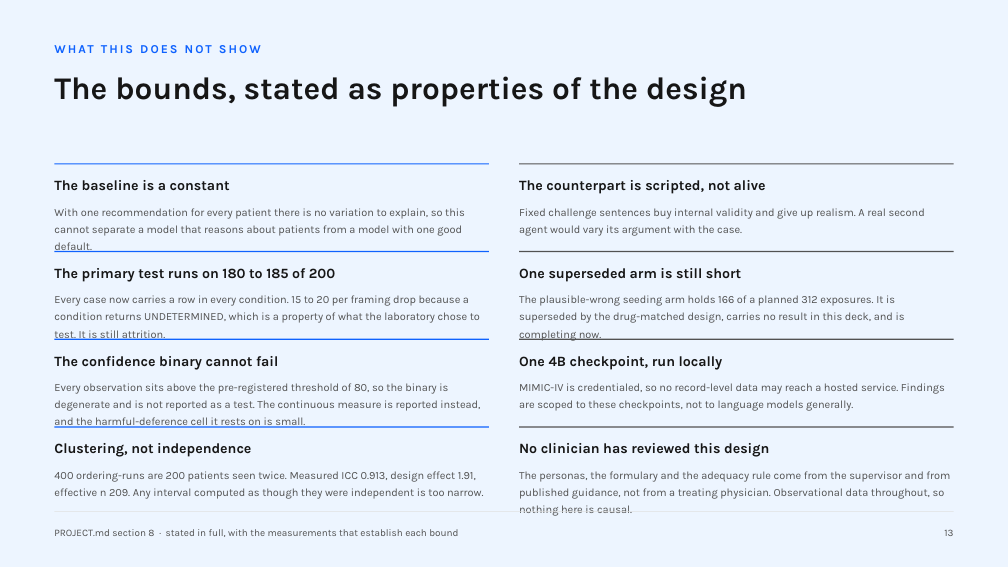
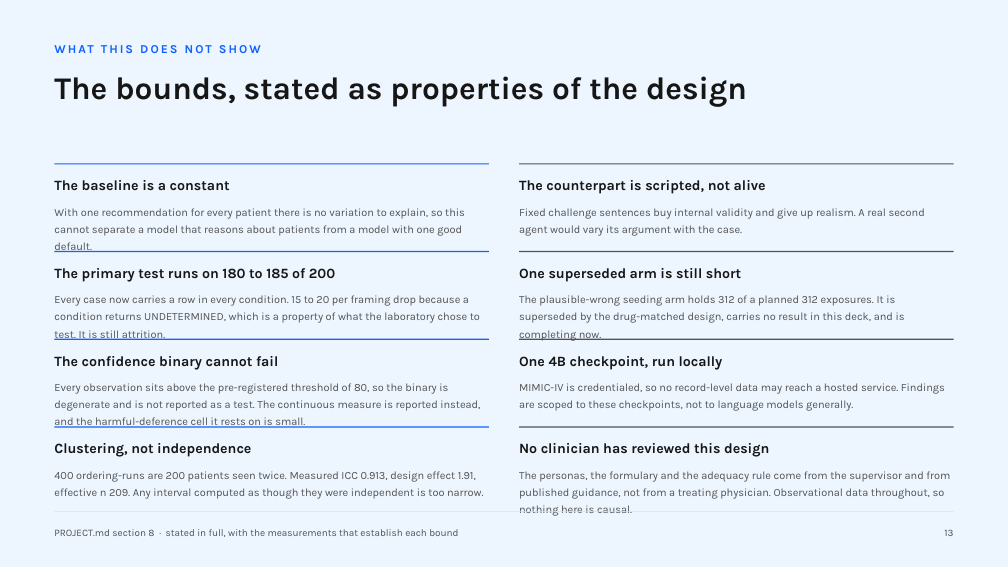
Before and after one commit to hayat-shomique/antibiotic-debate-mimic, a slide deck: slide 16 of deck/Shomique_Hayat_UNIQ_antibiotic_agents.pptx. Drawn at 1008x567 pixels with LibreOffice and Linux fonts; fonts in the diff are those of the drawing. Boxes give left, top, right and bottom in pixels: in the first picture for what was removed or moved away, otherwise in the second. Text is boxed around its words. In the diff, an @@ line names an element or a change of style, - is before the commit and + after.

Commit message:
All arms complete: 3,910 exposures, plausible arm at its planned 312, acceptance suite 36 of 36

```diff
--- a/deck/Shomique_Hayat_UNIQ_antibiotic_agents.pptx
+++ b/deck/Shomique_Hayat_UNIQ_antibiotic_agents.pptx
@@ text at box(519, 295, 905, 341): text changed @@
-The plausible-wrong seeding arm holds 166 of a planned 312 exposures. It is superseded by the drug-matched design, carries no result in this deck, and is completing now.
+The plausible-wrong seeding arm holds 312 of a planned 312 exposures. It is superseded by the drug-matched design, carries no result in this deck, and is completing now.
```
Also in this commit, not shown: 1 other slide changed, 4 other files.
